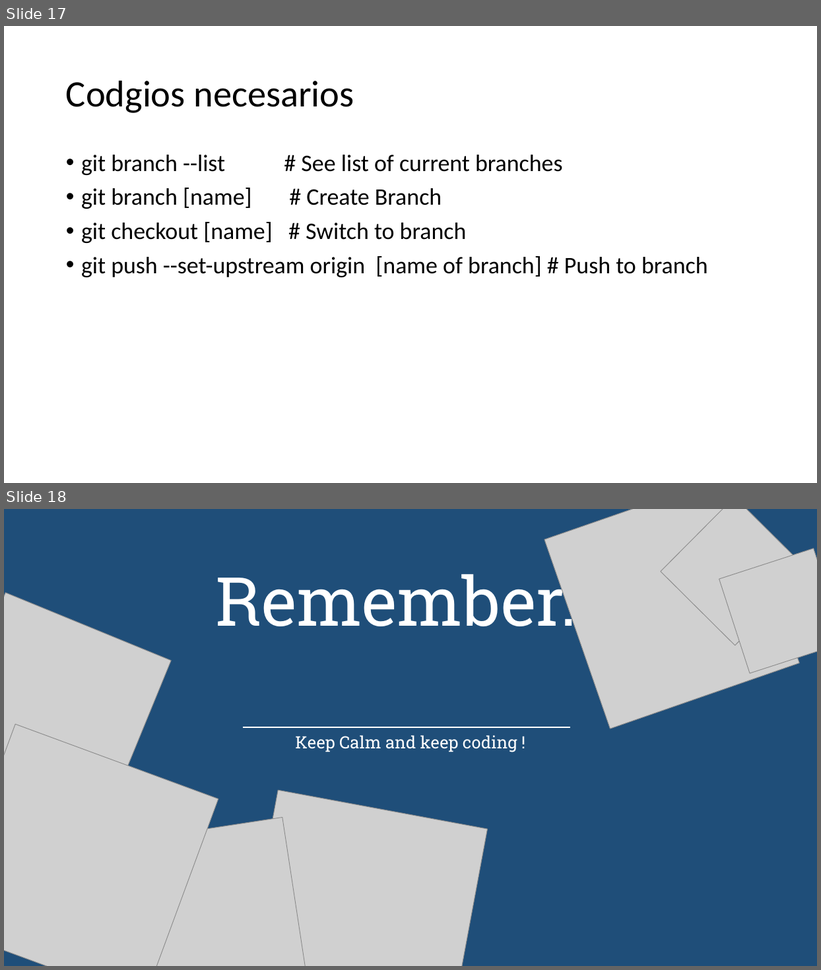
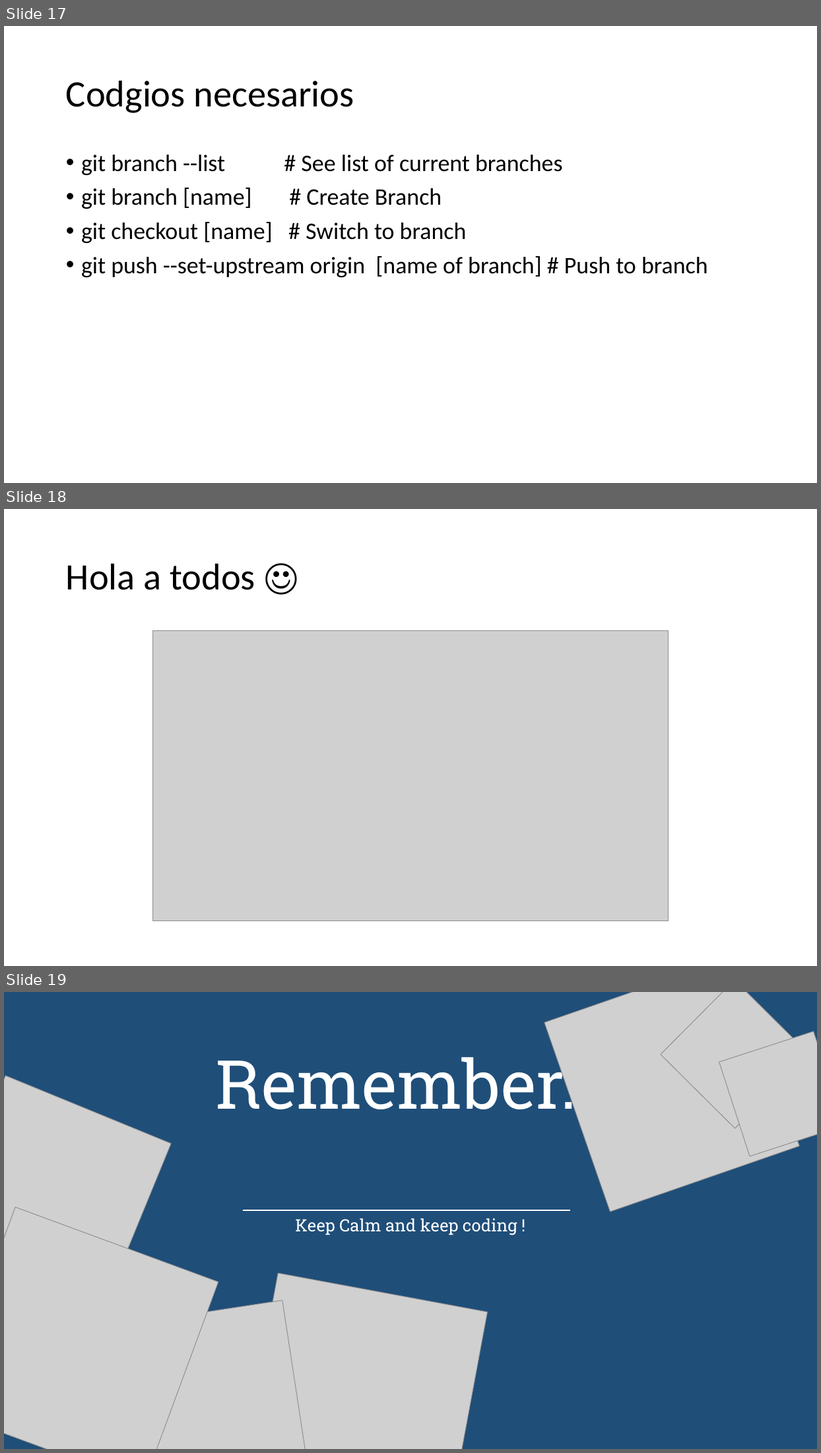
Before and after one commit to PowEngin/Examen-, a slide deck: GettingStartedWithGithub.pptx. Shown one above the other, each under a label of ours: slides 17 and 18 before the commit, slides 17, 18 and 19 after it. The pictures are 821x970 and 821x1453 pixels, drawn with LibreOffice and Linux fonts; fonts in the diff are those of the drawing; grey boxes stand for pictures. Boxes give left, top, right and bottom in pixels: in the first picture for what was removed or moved away, otherwise in the second. Text is boxed around its words. In the diff, an @@ line names an element or a change of style, - is before the commit and + after.

Commit message:
Added cheatsheets

```diff
--- a/GettingStartedWithGithub.pptx
+++ b/GettingStartedWithGithub.pptx
@@ slide 18 added at (4,509,817,966), background #FFFFFF @@
@@ title added at (66,563,255,590), 44 pt, text #000000 @@
+Hola a todos ☺
@@ picture added at (153,631,669,921) @@
@@ what was slide 18 is now slide 19 @@
```
